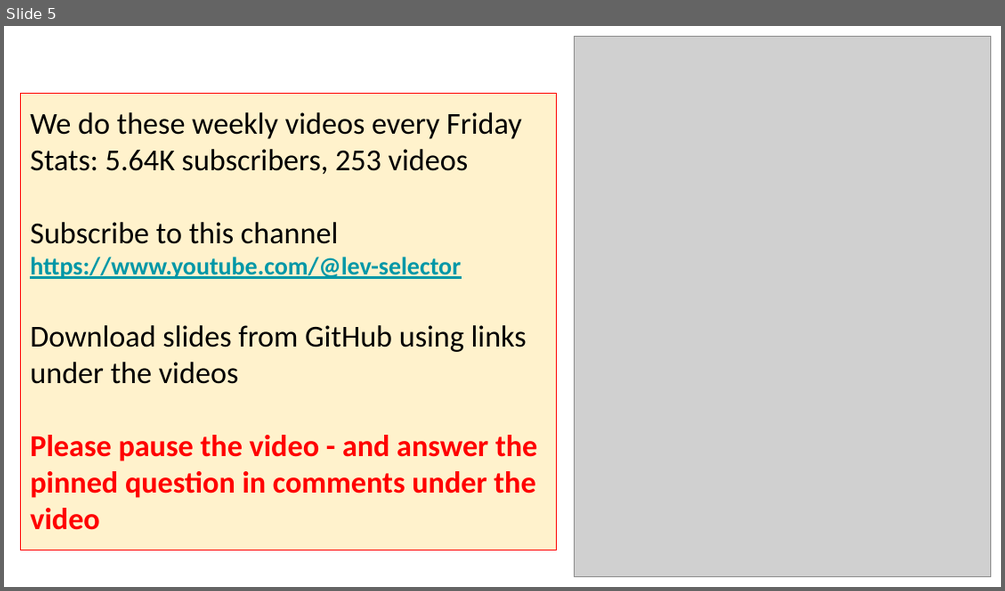
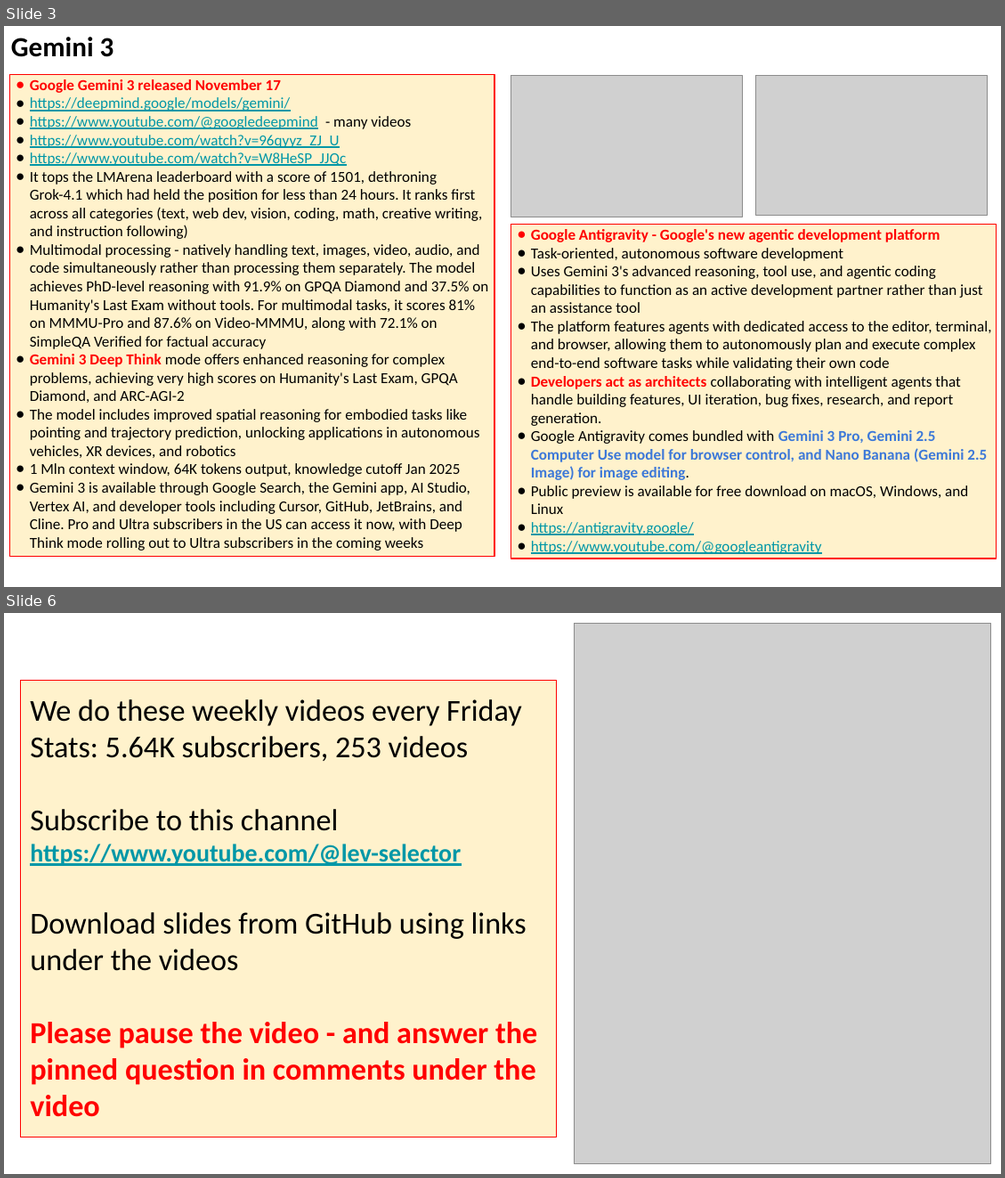
Before and after one commit to lselector/seminar, a slide deck: 2025/2025-11-21-AI-Updates.pptx. Shown one above the other, each under a label of ours: slide 5 before the commit, slides 3 and 6 after it; the slides between them are not shown. The pictures are 1005x591 and 1005x1178 pixels, drawn with LibreOffice and Linux fonts; fonts in the diff are those of the drawing; grey boxes stand for pictures. Boxes give left, top, right and bottom in pixels: in the first picture for what was removed or moved away, otherwise in the second. Text is boxed around its words. In the diff, an @@ line names an element or a change of style, - is before the commit and + after.

```diff
--- a/2025/2025-11-21-AI-Updates.pptx
+++ b/2025/2025-11-21-AI-Updates.pptx
@@ slide 3 added at <box>4,26,1001,587</box>, background #FFFFFF @@
@@ text added at <box>11,37,114,57</box>, 20 pt, text #000000, bold @@
+Gemini 3
@@ rectangle added at <box>10,74,494,556</box>, fill #FFF2CC, outline #FF0000 0.75 pt, 11 pt, text #000000 @@
+● Google Gemini 3 released November 17
+● https://deepmind.google/models/gemini/
+● https://www.youtube.com/@googledeepmind - many videos
+● https://www.youtube.com/watch?v=96qyyz_ZJ_U
+● https://www.youtube.com/watch?v=W8HeSP_JJQc
+● It tops the LMArena leaderboard with a score of 1501, dethroning Grok-4.1 which had held the position for less than 24 hours. It ranks first across all categories (text, web dev, vision, coding, math, creative writing, and instruction following)
+● Multimodal processing - natively handling text, images, video, audio, and code simultaneously rather than processing them separately. The model achieves PhD-level reasoning with 91.9% on GPQA Diamond and 37.5% on Humanity's Last Exam without tools. For multimodal tasks, it scores 81% on MMMU-Pro and 87.6% on Video-MMMU, along with 72.1% on SimpleQA Verified for factual accuracy
+● Gemini 3 Deep Think mode offers enhanced reasoning for complex problems, achieving very high scores on Humanity's Last Exam, GPQA Diamond, and ARC-AGI-2
+● The model includes improved spatial reasoning for embodied tasks like pointing and trajectory prediction, unlocking applications in autonomous vehicles, XR devices, and robotics
+● 1 Mln context window, 64K tokens output, knowledge cutoff Jan 2025
+● Gemini 3 is available through Google Search, the Gemini app, AI Studio, Vertex AI, and developer tools including Cursor, GitHub, JetBrains, and Cline. Pro and Ultra subscribers in the US can access it now, with Deep Think mode rolling out to Ultra subscribers in the coming weeks
@@ picture added at <box>511,75,743,217</box> @@
@@ picture added at <box>755,75,987,216</box> @@
@@ rectangle added at <box>511,224,995,558</box>, fill #FFF2CC, outline #FF0000 0.75 pt, 11 pt, text #000000 @@
+● Google Antigravity - Google's new agentic development platform
+● Task-oriented, autonomous software development
+● Uses Gemini 3's advanced reasoning, tool use, and agentic coding capabilities to function as an active development partner rather than just an assistance tool
+● The platform features agents with dedicated access to the editor, terminal, and browser, allowing them to autonomously plan and execute complex end-to-end software tasks while validating their own code
+● Developers act as architects collaborating with intelligent agents that handle building features, UI iteration, bug fixes, research, and report generation.
+● Google Antigravity comes bundled with Gemini 3 Pro, Gemini 2.5 Computer Use model for browser control, and Nano Banana (Gemini 2.5 Image) for image editing.
+● Public preview is available for free download on macOS, Windows, and Linux
+● https://antigravity.google/
+● https://www.youtube.com/@googleantigravity
@@ what was slide 5 is now slide 6 @@
```
Also in this commit, not shown: 9 slides changed, 2 other slides added, 1 slide removed.
